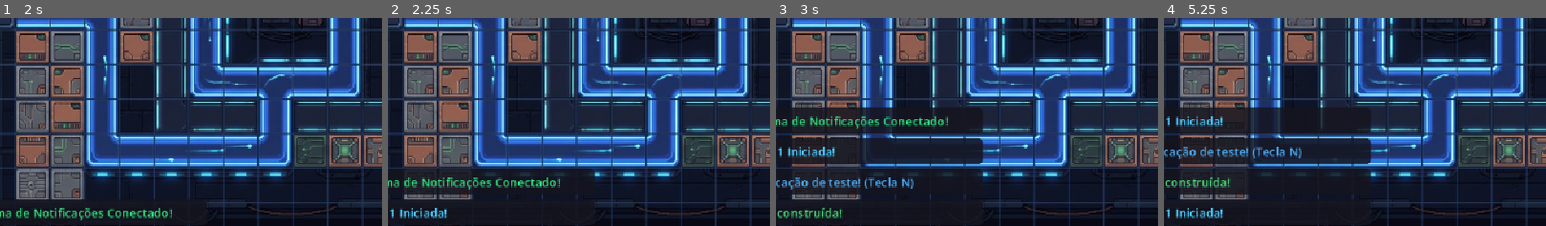
Above: before the commit, frames 1-4 (left to right).
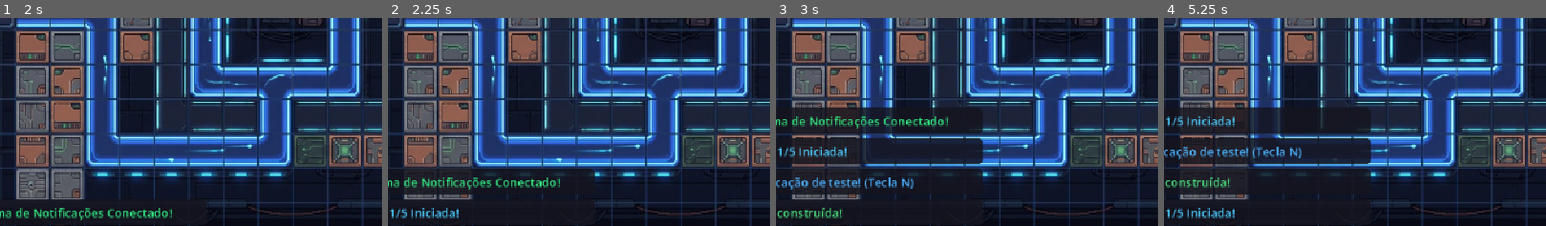
Above: after the commit, the same moments.

Repository: gabdalmazo/godot2dgame
Game: Godot game, scene res://MainMenu.tscn
Two runs of this game, one before a commit and one after it. Both use one fixed random seed, a clock stepped at 60 frames per second and the inputs below. Sound files missing from this copy of the repository are replaced by a short silence.
Inputs (mouse positions are % of the whole screen's width and height, from its top left):
- Up to frame 1 (2 s): click "Jogar" at 0.5 s; click "Fase 1" at 1.25 s
- Up to frame 2 (2.25 s): click "Iniciar Onda" at 2 s
- Up to frame 3 (3 s): tap Enter (ui_accept) at 2.75 s; move the mouse to (72, 45) at 2.77 s; tap N at 2.85 s; click (72, 45) at 2.92 s
- Up to frame 4 (5.25 s): tap Enter (ui_accept) at 3.02, 3.77 s; move the mouse to (30, 55) at 3.52 s; tap K at 3.6 s; click (30, 55) at 3.67 s; click "Reiniciar Missão" at 4.25 s; click "Iniciar Onda" at 5 s
The pictures show only the part of the screen within x 7-57%, y 47-97%; the shares and areas given below are measured in that part.

Frame 1 is identical in both runs. In frame 2, 0.5% of the frame differs, in the area x 2-19%, y 91-97%; in frame 3, 0.5%; in frame 4, 1.1%, in the area x 2-19%, y 47-97%.

Commit message:
feat: add enemy and wave manager systems for gameplay progression

Diff:
--- a/novo-projeto-de-jogo/enemy.gd
+++ b/novo-projeto-de-jogo/enemy.gd
@@ -5,6 +5,13 @@
 @export var max_health: float = 50.0
 @export var bounty_value: int = 10
 @export var sprite: Sprite2D
+
+## Alias para speed para total compatibilidade com sistemas que referenciam move_speed
+var move_speed: float:
+	get:
+		return speed
+	set(value):
+		speed = value
 
 const SFX_EXPLOSION = preload("res://assets/audio/sfx/explosion.ogg")
 
--- a/novo-projeto-de-jogo/wave_manager.gd
+++ b/novo-projeto-de-jogo/wave_manager.gd
@@ -2,13 +2,16 @@
 extends Node
 
 signal onda_concluida
+signal fase_concluida
 
 @export var enemy_scene: PackedScene
 @export var spawn_point: Node # Trajeto padrão
 @export var spawn_points: Array[Node] = [] # Lista de trajetos caso o mapa possua mais de uma entrada (ex: cima e baixo)
 @export var spawn_interval: float = 1.5
 @export var base_enemies_per_wave: int = 5
-@export var health_scale_factor: float = 0.5 # Aumenta a vida em 50% por onda
+@export var max_waves: int = 5
+@export var health_scale_factor: float = 1.2
+@export var speed_scale_factor: float = 1.1
 @export var hud: HUD # Referência para comunicação com a UI
 
 var current_wave: int = 1
@@ -16,6 +19,7 @@
 var enemies_to_spawn: int = 0
 var active_enemies: int = 0
 var spawn_timer: Timer
+var todas_ondas_geradas: bool = false
 
 func _ready() -> void:
 	# Configura o temporizador que controlará o ritmo do spawn
@@ -33,25 +37,44 @@
 		hud.iniciar_onda_solicitada.connect(_on_iniciar_onda_solicitada)
 		onda_concluida.connect(hud._on_onda_concluida)
 
+func _process(_delta: float) -> void:
+	# Quando todas as ondas forem instanciadas, verifica a erradicação de todos os inimigos
+	if todas_ondas_geradas:
+		if get_tree().get_nodes_in_group("enemy").is_empty():
+			todas_ondas_geradas = false
+			fase_concluida.emit()
+			NotificationManager.enviar_mensagem("Todas as ondas superadas! Fase Concluída!", Color(1.0, 0.85, 0.2))
+			print("[WaveManager] Todas as ondas foram superadas! Sinal fase_concluida emitido.")
+			set_process(false)
+
 func _on_iniciar_onda_solicitada() -> void:
-	start_wave()
+	if current_wave <= max_waves:
+		start_wave()
 
 func start_wave() -> void:
+	if current_wave > max_waves:
+		return
+
 	enemies_spawned_in_wave = 0
 	active_enemies = 0
-	# Aumenta a dificuldade também na quantidade de inimigos (ex: +2 por onda)
+	# Aumenta a quantidade de inimigos gradualmente por onda (ex: +2 por onda)
 	enemies_to_spawn = base_enemies_per_wave + ((current_wave - 1) * 2)
 
-	NotificationManager.enviar_mensagem("Onda %d Iniciada!" % current_wave, Color(0.3, 0.8, 1.0))
-	print("--- Iniciando Onda ", current_wave, " --- | Inimigos: ", enemies_to_spawn)
+	NotificationManager.enviar_mensagem("Onda %d/%d Iniciada!" % [current_wave, max_waves], Color(0.3, 0.8, 1.0))
+	print("--- Iniciando Onda ", current_wave, "/", max_waves, " --- | Inimigos: ", enemies_to_spawn)
 	spawn_timer.start()
 
 func _on_spawn_timer_timeout() -> void:
 	if enemies_spawned_in_wave < enemies_to_spawn:
 		spawn_enemy()
 		enemies_spawned_in_wave += 1
+
+		# Verifica se o último inimigo da última onda máxima acabou de ser instanciado
+		if current_wave >= max_waves and enemies_spawned_in_wave >= enemies_to_spawn:
+			todas_ondas_geradas = true
+			spawn_timer.stop()
 	else:
-		# Todos os inimigos da onda já nasceram
+		# Todos os inimigos desta onda já nasceram
 		spawn_timer.stop()
 
 func spawn_enemy() -> void:
@@ -63,34 +86,42 @@
 		push_warning("WaveManager: enemy_scene ou caminho de spawn não configurados.")
 		return
 
-	var enemy = enemy_scene.instantiate()
+	var enemy: Node = enemy_scene.instantiate()
 
-	# Matemática de escalonamento:
-	# Onda 1: Multiplicador 1.0 (Vida base)
-	# Onda 2: Multiplicador 1.5 (Se health_scale_factor = 0.5)
-	# Onda 3: Multiplicador 2.0
-	var health_multiplier: float = 1.0 + ((current_wave - 1) * health_scale_factor)
+	# Matemática de escalonamento baseada na onda atual multiplicada pelos fatores:
+	# Onda 1: Multiplicador 1.0 (Valores base)
+	# Onda 2 em diante: Escalonamento incremental baseado em (current_wave - 1)
+	var health_multiplier: float = 1.0 + (float(current_wave - 1) * (health_scale_factor - 1.0))
+	var speed_multiplier: float = 1.0 + (float(current_wave - 1) * (speed_scale_factor - 1.0))
 
-	# Aplica o buff na vida base da instância
-	enemy.max_health = enemy.max_health * health_multiplier
+	# Aplica a nova vida e velocidade na instância do inimigo ANTES de adicioná-la à árvore
+	if "max_health" in enemy:
+		enemy.max_health *= health_multiplier
 
-	# Monitora a destruição/derrota do inimigo para saber quando a onda termina por completo
+	if "move_speed" in enemy:
+		enemy.move_speed *= speed_multiplier
+	elif "speed" in enemy:
+		enemy.speed *= speed_multiplier
+
+	# Monitora a destruição/derrota do inimigo para saber quando a onda intermediária termina
 	active_enemies += 1
 	enemy.tree_exited.connect(_on_enemy_tree_exited)
 
-	# Instancia no mapa. Como o enemy herda de PathFollow2D, o ideal
-	# é que o target seja o próprio nó Path2D da cena.
+	# Adiciona à árvore no nó de trajeto (Path2D)
 	target_path.add_child(enemy)
 
 func _on_enemy_tree_exited() -> void:
 	active_enemies -= 1
-	# Quando todos já foram gerados e não resta nenhum inimigo vivo no mapa
+	# Quando todos já foram gerados e não resta nenhum inimigo vivo no mapa nesta onda
 	if enemies_spawned_in_wave >= enemies_to_spawn and active_enemies <= 0:
-		end_wave()
+		if current_wave < max_waves:
+			end_wave()
 
 func end_wave() -> void:
 	NotificationManager.enviar_mensagem("Onda %d Concluída!" % current_wave, Color(1.0, 0.85, 0.2))
 	print("Onda ", current_wave, " concluída! Todos os inimigos foram eliminados.")
 	current_wave += 1
-	# Notifica o HUD de que a onda foi finalizada para liberar o botão
-	onda_concluida.emit()
+
+	# Notifica o HUD de que a onda foi finalizada para liberar o botão da próxima onda
+	if current_wave <= max_waves:
+		onda_concluida.emit()
